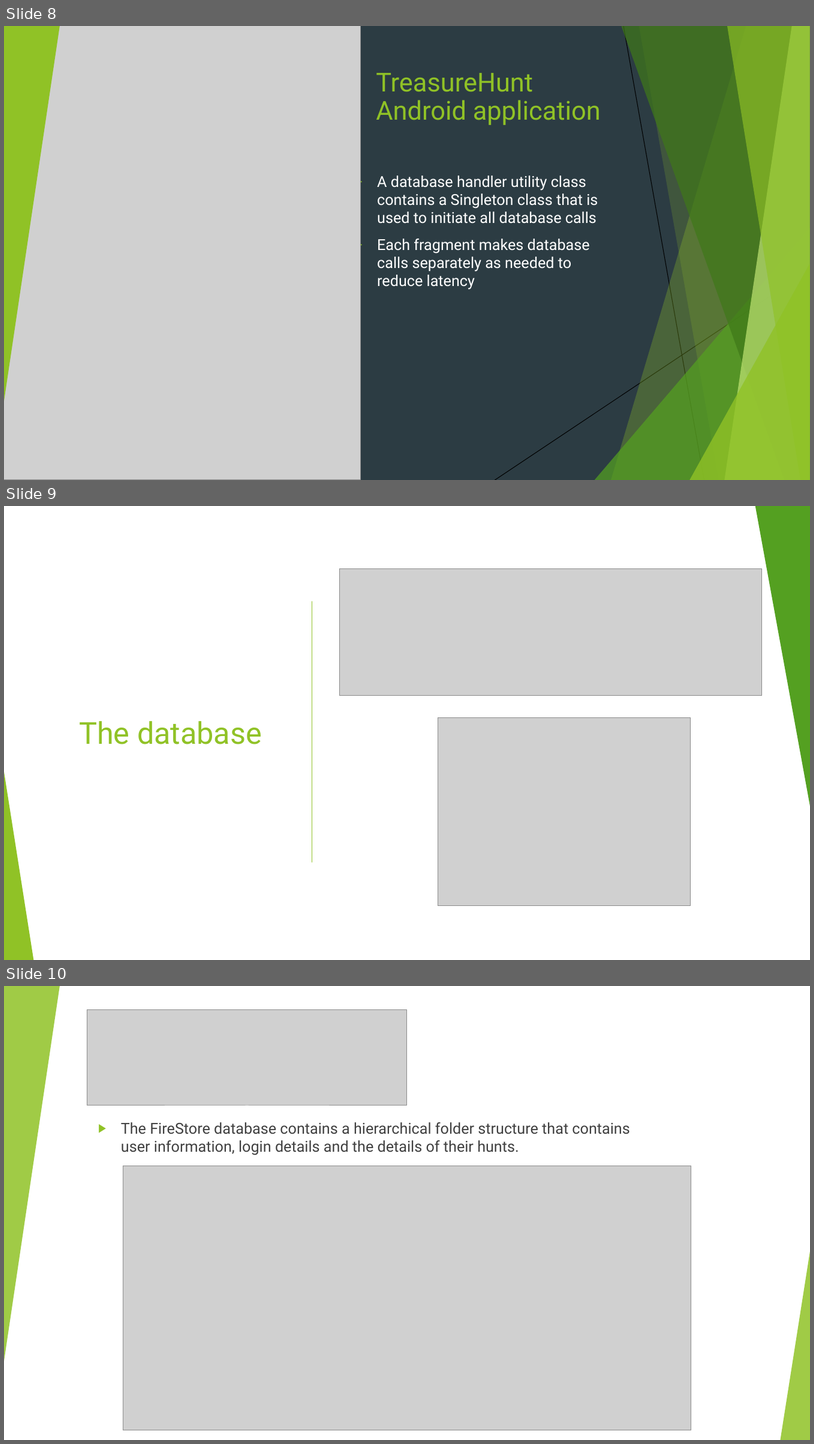
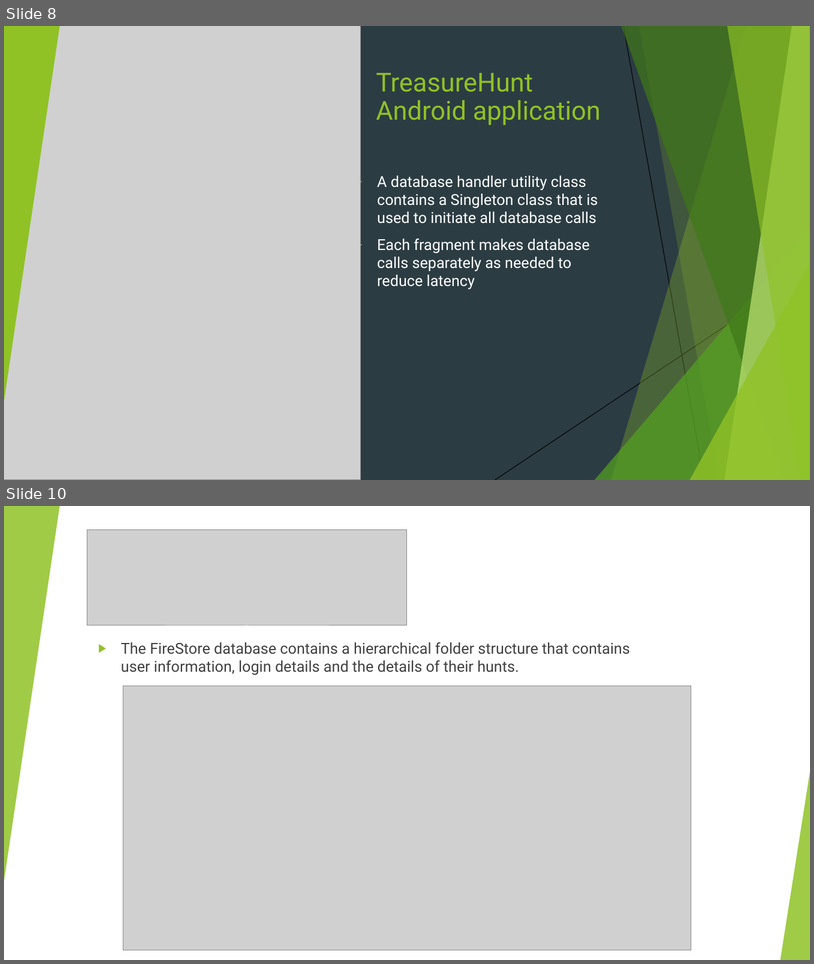
Before and after one commit to Martijn152/Cloud-Project-2020, a slide deck: Project report and presentation/TreasureHunt_Presentation.pptx. Shown one above the other, each under a label of ours: slides 8, 9 and 10 before the commit, slides 8 and 10 after it; the slides between them are not shown. The pictures are 814x1444 and 814x964 pixels, drawn with LibreOffice and Linux fonts; fonts in the diff are those of the drawing; grey boxes stand for pictures. Boxes give left, top, right and bottom in pixels: in the first picture for what was removed or moved away, otherwise in the second. Text is boxed around its words. In the diff, an @@ line names an element or a change of style, - is before the commit and + after.

```diff
--- a/Project report and presentation/TreasureHunt_Presentation.pptx
+++ b/Project report and presentation/TreasureHunt_Presentation.pptx
@@ slide 9 removed at [4,506,810,960], background #FFFFFF; not listed: 10 template elements that a slide beside it also shows @@
@@ rectangle removed at [4,506,810,960] @@
@@ triangle removed at [756,506,810,811] @@
@@ picture removed at [340,569,762,696] @@
@@ line removed from (312, 601) to (312, 862) @@
@@ title removed at [79,721,262,744] @@
-The database
@@ picture removed at [438,717,691,905] @@
@@ triangle removed at [4,772,33,960] @@
```
Also in this commit, not shown: 3 slides changed, 1 slide added, 8 other files.
